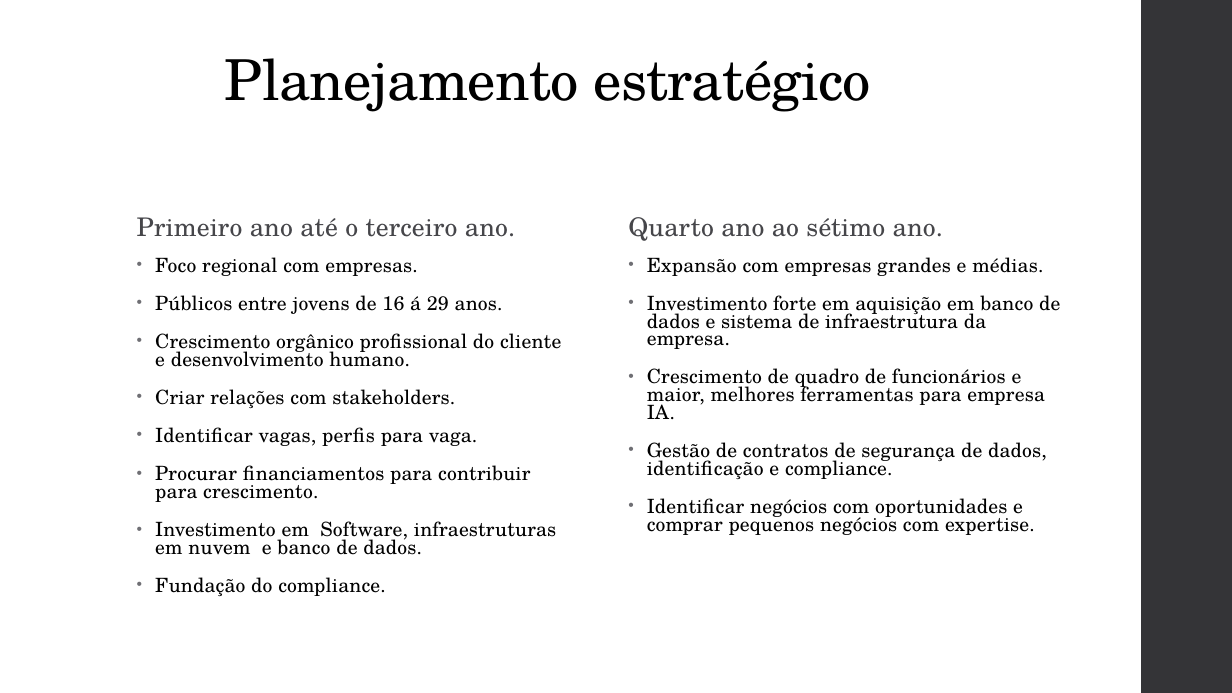
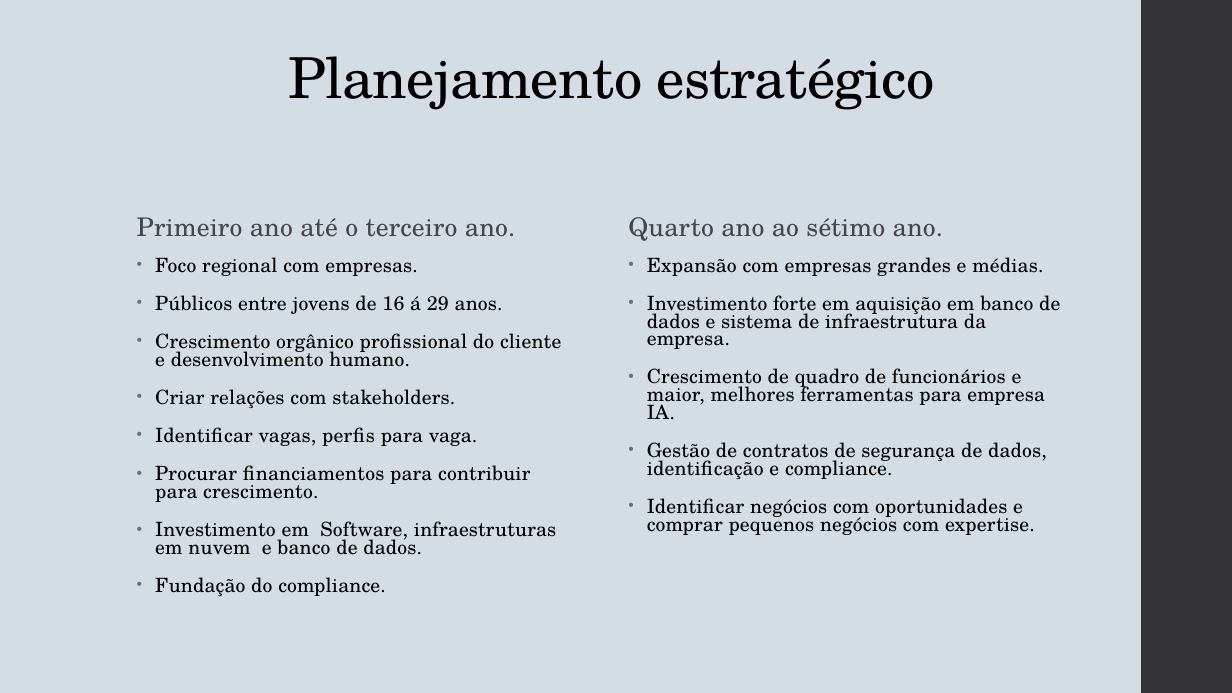
Before and after one commit to GustavoCavalheiro1/haru-startup, a slide deck: slide 6 of HARU.pptx (slide 4 before the commit). Drawn at 1232x693 pixels with LibreOffice and Linux fonts; fonts in the diff are those of the drawing. Boxes give left, top, right and bottom in pixels: in the first picture for what was removed or moved away, otherwise in the second. Text is boxed around its words. In the diff, an @@ line names an element or a change of style, - is before the commit and + after.

```diff
--- a/HARU.pptx
+++ b/HARU.pptx
@@ background #FFFFFF to #D3DDE3 @@
@@ title "Planejamento estratégico": place and size @@
-title "Planejamento estratégico" at (225, 58, 872, 112)
+title "Planejamento estratégico" at (288, 56, 935, 110)
```
Also in this commit, not shown: 6 other slides changed, 3 slides added, 4 slides removed.
